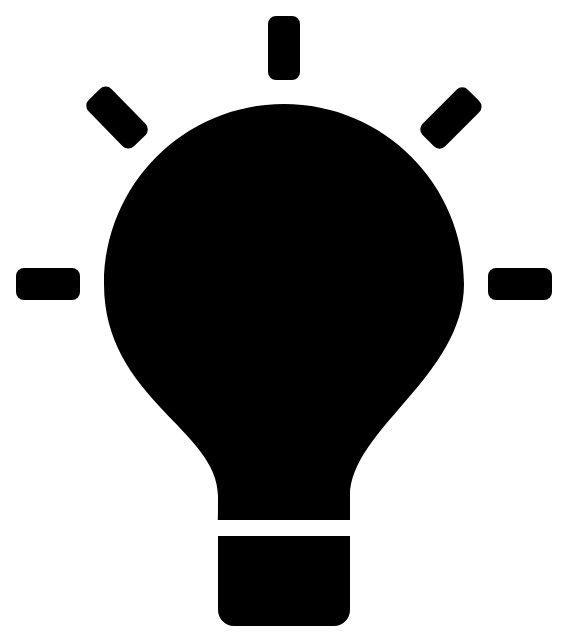
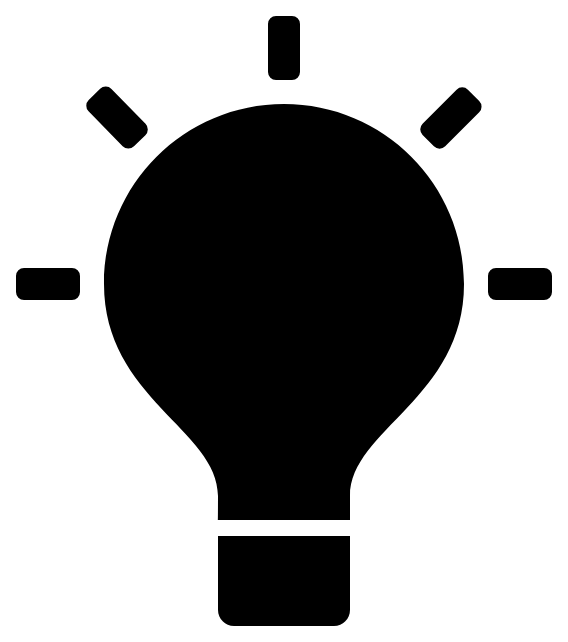
Layered file, before and after one edit (568×642). Changes by layer:
pixels changed over box(158, 285, 464, 490) (layer not identified)
